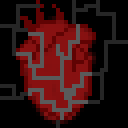
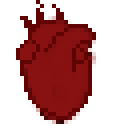
Comparing the layer stacks of the two 128 x 128 images. Changes:
hid "wires" over [0, 0, 128, 128]
painted on "bg" over [0, 0, 128, 128]
